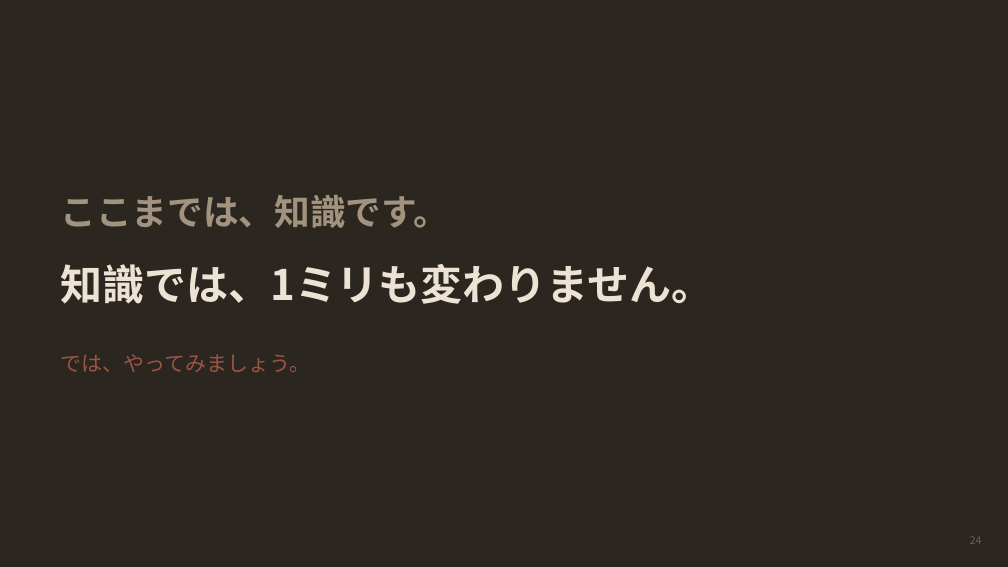
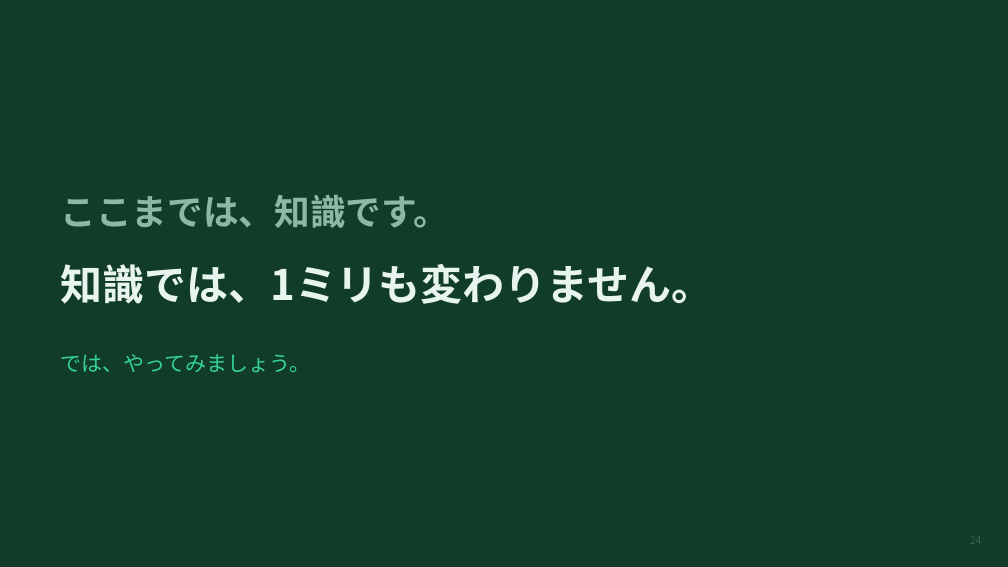
Before and after one commit to mananyon/manayonekura, a slide deck: slide 24 of docs/slides/APNET-keicho-60min.pptx. Drawn at 1008x567 pixels with LibreOffice and Linux fonts; fonts in the diff are those of the drawing. Boxes give left, top, right and bottom in pixels: in the first picture for what was removed or moved away, otherwise in the second. Text is boxed around its words. In the diff, an @@ line names an element or a change of style, - is before the commit and + after.

```diff
--- a/docs/slides/APNET-keicho-60min.pptx
+++ b/docs/slides/APNET-keicho-60min.pptx
@@ background #2B2620 to #123C2A @@
@@ text "ここまでは、知識です。" at <box>60,195,449,228</box>: text colour #A2937F to #8FB8A2 @@
@@ text "知識では、1ミリも変わりません。" at <box>60,264,713,304</box>: text colour #ECE3D4 to #E8F5EE @@
@@ text "では、やってみましょう。" at <box>60,354,310,373</box>: text colour #9C5446 to #34D39B @@
@@ text "24" at <box>970,533,982,548</box>: text colour #6B5F51 to #3A6450 @@
```
Also in this commit, not shown: 62 other slides changed, 2 other files.
